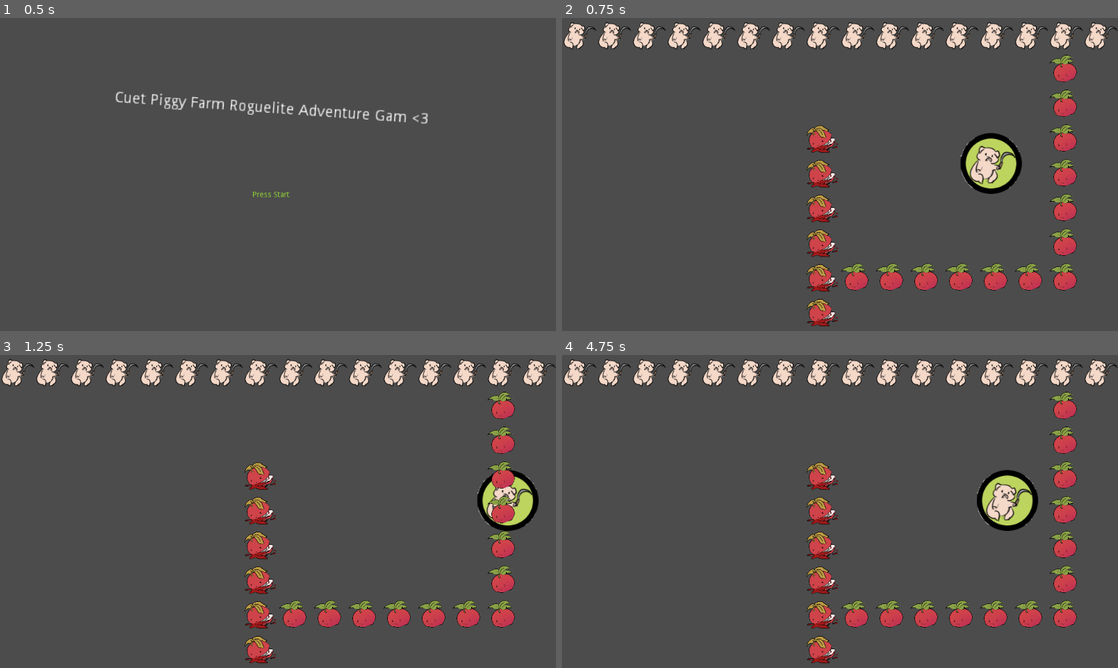
Above: before the commit, frames 1-4 (two rows, left to right).
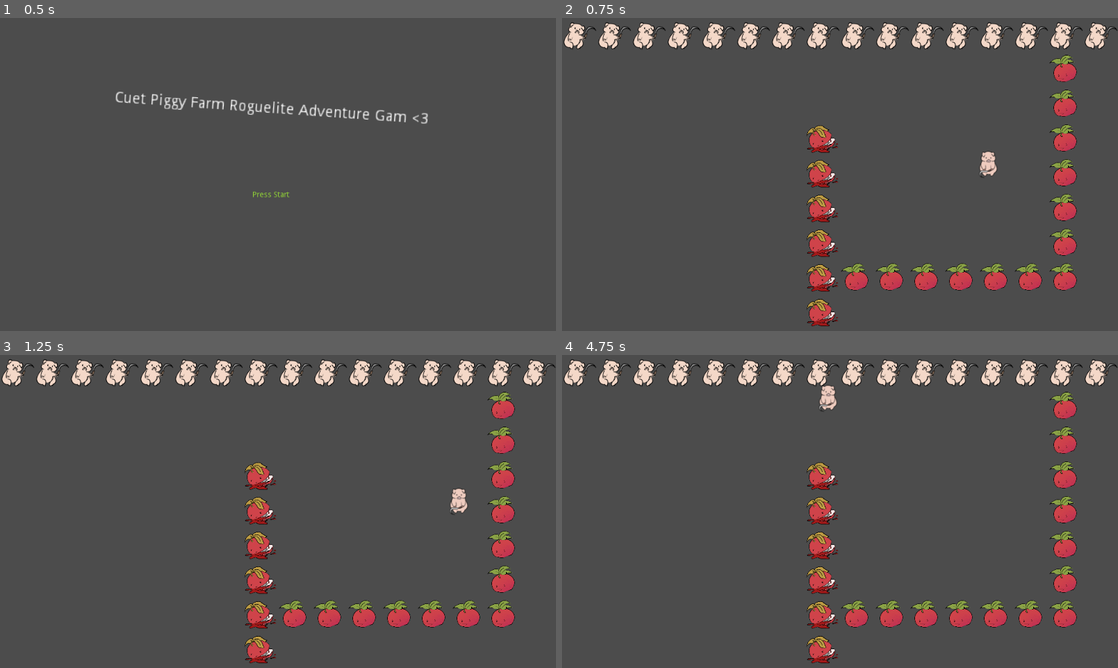
Above: after the commit, the same moments.

Repository: Cheezmeister/ldjam47
Game: Godot game, scene res://Start Screen.tscn
Two runs of this game, one before a commit and one after it. Both use one fixed random seed, a clock stepped at 60 frames per second and the inputs below.
Inputs:
- Up to frame 1 (0.5 s): no input
- Up to frame 2 (0.75 s): tap Enter (ui_accept) at 0.5 s; hold Right (ui_right) from 0.53 s (still down); hold Enter (ui_accept) from 0.53 s (still down)
- Up to frame 3 (1.25 s): keep holding Right (ui_right); keep holding Enter (ui_accept)
- Up to frame 4 (4.75 s): release Right (ui_right) at 1.28 s; release Enter (ui_accept) at 1.28 s; hold Down (ui_down) 1.28-2.03 s; tap Enter (ui_accept) at 1.35, 1.52, 1.82, 2.85, 3.02, 3.32, 4.35, 4.52 s; hold Right (ui_right) 2.03-2.78 s; hold Enter (ui_accept) 2.03-2.78 s; hold Up (ui_up) 2.78-3.53 s; hold Enter (ui_accept) 3.53-4.28 s; hold Left (ui_left) from 3.53 s (still down)

Frame 1 is identical in both runs. In frame 2, 1.6% of the frame differs, in the area x 71-83%, y 36-57%; in frame 3, 1.4%; in frame 4, 1.8%, in the area x 46-86%, y 9-57%.

Commit message:
Moar things

Diff:
--- a/DAS SCENE.tscn
+++ b/DAS SCENE.tscn
@@ -1,7 +1,7 @@
 [gd_scene load_steps=15 format=2]
 
 [ext_resource path="res://Root.gd" type="Script" id=1]
-[ext_resource path="res://icon.png" type="Texture" id=2]
+[ext_resource path="res://assets/piggysprite.png" type="Texture" id=2]
 [ext_resource path="res://assets/Farm Sketch.wav" type="AudioStream" id=3]
 [ext_resource path="res://Player.gd" type="Script" id=4]
 [ext_resource path="res://assets/UI Start Game.wav" type="AudioStream" id=5]
@@ -99,15 +99,17 @@
 [node name="Sprite" type="Sprite" parent="Player"]
 position = Vector2( -40.363, -134.543 )
 texture = ExtResource( 2 )
+vframes = 9
+hframes = 4
 
-[node name="Hitbox" type="Area2D" parent="Player"]
+[node name="Hitbox" type="KinematicBody2D" parent="Player"]
 script = ExtResource( 8 )
 
 [node name="CollisionShape2D" type="CollisionShape2D" parent="Player/Hitbox"]
-shape = SubResource( 6 )
+shape = SubResource( 1 )
 
 [node name="WorldEnvironment" type="WorldEnvironment" parent="."]
-environment = SubResource( 1 )
+environment = SubResource( 2 )
 
 [node name="Maze" type="Node" parent="WorldEnvironment"]
 
@@ -133,4 +135,3 @@
 
 [node name="Start Game" type="AudioStreamPlayer" parent="."]
 stream = ExtResource( 5 )
-[connection signal="body_entered" from="Player/Hitbox" to="Player" method="_on_Hitbox_body_entered"]
--- a/Hitbox.gd
+++ b/Hitbox.gd
@@ -1,4 +1,4 @@
-extends Area2D
+extends KinematicBody2D
 
 
 # Declare member variables here. Examples:
@@ -14,3 +14,8 @@
 # Called every frame. 'delta' is the elapsed time since the previous frame.
 #func _process(delta):
 #	pass
+
+func _physics_process(delta):
+	var parent = self.get_parent()
+	var velocity = move_and_slide(parent.movement, Vector2(0, 0))
+	parent.move(velocity)
--- a/Player.gd
+++ b/Player.gd
@@ -8,9 +8,10 @@
 func _ready():
 	pass # Replace with function body.
 
+var movement: Vector2 = Vector2(0, 0)
 
-
-var movement: Vector2 = Vector2(0, 0)
+func move(velocity):
+	self.transform.origin += velocity
 
 func _process(delta):
 
@@ -27,15 +28,13 @@
 	if (Input.is_key_pressed(KEY_ESCAPE)):
 		get_tree().quit()
 
-	self.transform.origin += movement
-
 	return delta
 # Called every frame. 'delta' is the elapsed time since the previous frame.
 #func _process(delta):
 #	pass
 
 
-func _on_Hitbox_body_entered(body):
-	if (body.name == THE_WORLD_TILEMAP):
-		print(self.movement)
-		self.transform.origin -= self.movement
+#func _on_Hitbox_body_entered(body):
+#	if (body.name == THE_WORLD_TILEMAP):
+#		print(self.movement)
+#		self.transform.origin -= self.movement
Not shown: 3 places in DAS SCENE.tscn that only renumber resources
Binary file added: assets/piggysprite.png
